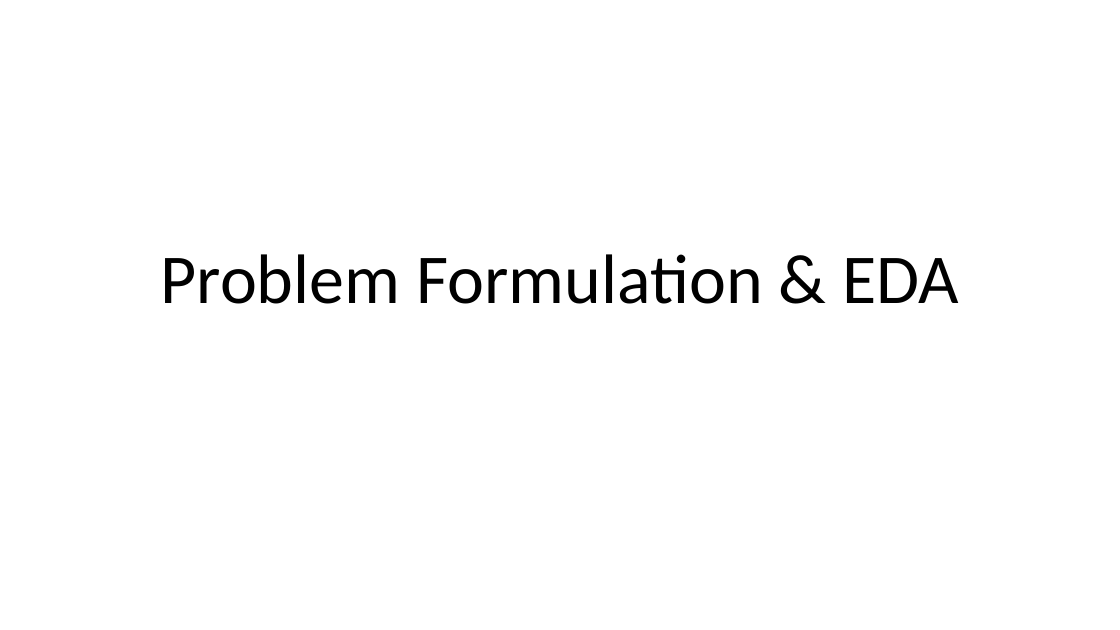
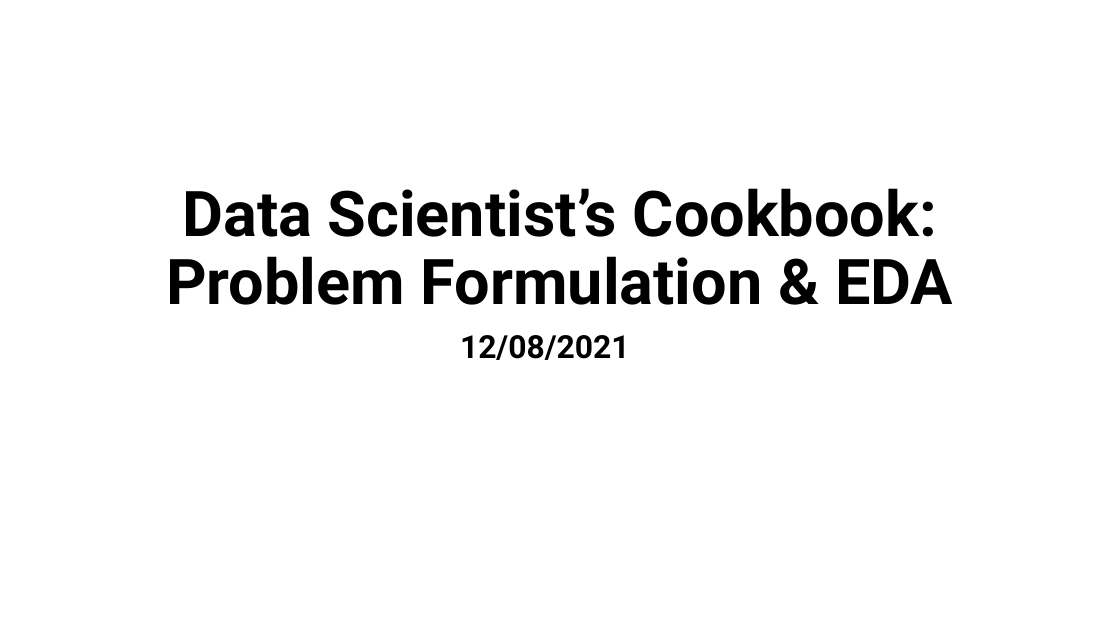
Before and after one commit to jtsw1990/datascience-eda-prezo, a slide deck: slide 1 of Problem Formulation & EDA.pptx. Drawn at 1120x630 pixels with LibreOffice and Linux fonts; fonts in the diff are those of the drawing. Boxes give left, top, right and bottom in pixels: in the first picture for what was removed or moved away, otherwise in the second. Text is boxed around its words. In the diff, an @@ line names an element or a change of style, - is before the commit and + after.

```diff
--- a/Problem Formulation & EDA.pptx
+++ b/Problem Formulation & EDA.pptx
@@ title at <box>166,188,953,305</box>: text changed; size 60 to 54 pt; font Calibri to Roboto; bold on @@
-Problem Formulation & EDA
+Data Scientist’s Cookbook: Problem Formulation & EDA
@@ text added at <box>460,335,630,360</box>, 27.3 pt, text #000000, bold @@
+12/08/2021
```
Also in this commit, not shown: 9 other slides changed, 6 slides added, 1 slide removed, 1 other file.
